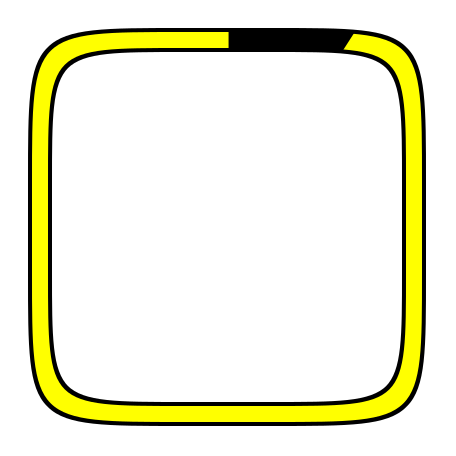
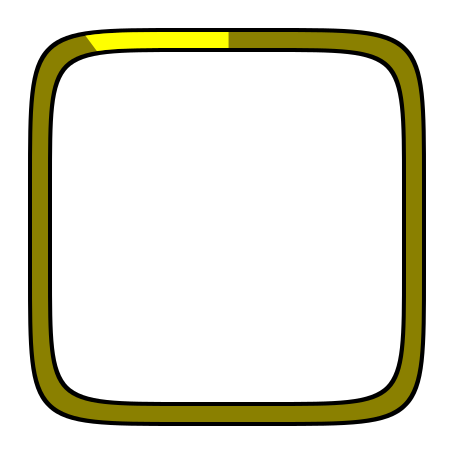
Comparing the layer stacks of the two 456 × 456 images. Changes:
showed "10%" over [85, 32, 229, 52]
hid "90%" over [32, 32, 422, 422]
added layer "Sq. Rosette Empty" above "Sq. Rosette" over [32, 32, 422, 422]
